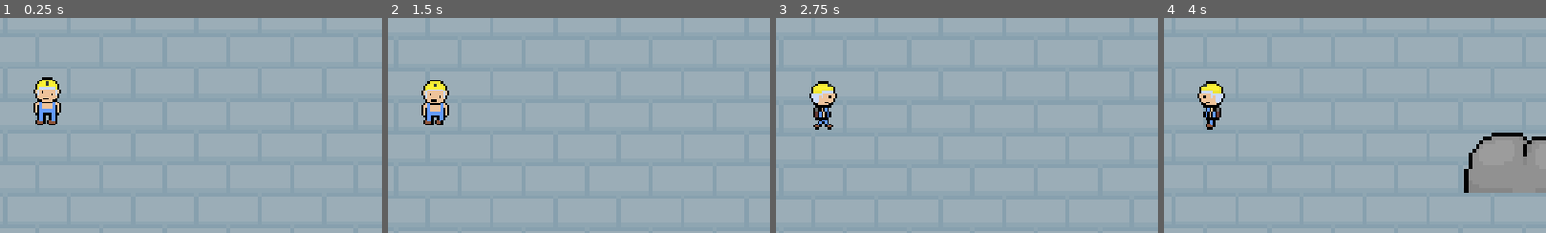
Above: before the commit, frames 1-4 (left to right).
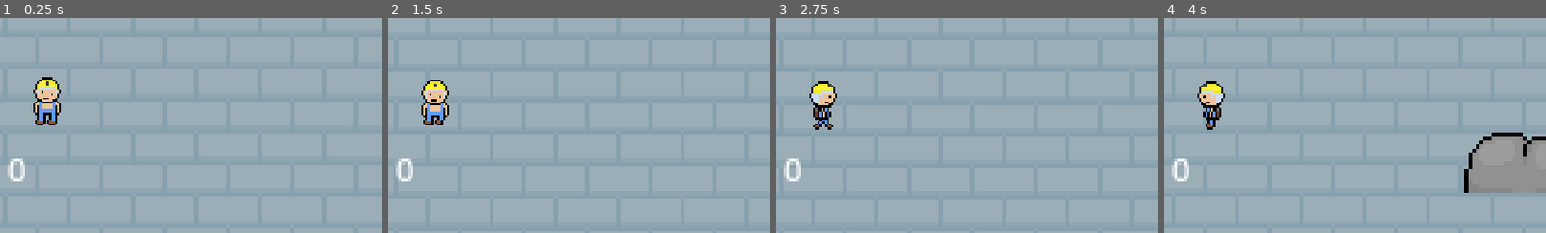
Above: after the commit, the same moments.

Repository: needaschoolproxy/Test-game
Game: Godot game, scene res://scenes/mainscene.tscn
Same seed, same stepped clock (60 frames per second), same inputs: the game is played once before the commit and once after it.
Inputs (mouse positions are % of the whole screen's width and height, from its top left):
- Up to frame 1 (0.25 s): no input
- Up to frame 2 (1.5 s): move the mouse to (72, 45) at 0.52 s; hold D (right) 0.53-1.28 s; click (72, 45) at 0.6 s; move the mouse to (30, 55) at 1.27 s; hold S (down) from 1.28 s (still down); click (30, 55) at 1.35 s
- Up to frame 3 (2.75 s): move the mouse to (60, 28) at 2.02 s; release S (down) at 2.03 s; hold D (right) from 2.03 s (still down); click (60, 28) at 2.1 s
- Up to frame 4 (4 s): move the mouse to (45, 70) at 2.77 s; release D (right) at 2.78 s; hold W (up) 2.78-3.53 s; click (45, 70) at 2.85 s; move the mouse to (80, 65) at 3.52 s; hold A (left) from 3.53 s (still down); click (80, 65) at 3.6 s
The pictures show only the part of the screen within x 44-94%, y 30-80%; the shares and areas given below are measured in that part.

The runs differ from the first frame. In frame 1, 0.3% of the frame differs, in the area x 2-7%, y 65-76%; in frame 2, 0.3%; in frame 3, 0.3%; in frame 4, 0.3%.

Commit message:
bug fixes

Diff:
--- a/scenes/game_manager.gd
+++ b/scenes/game_manager.gd
@@ -10,6 +10,6 @@
 		var rand_y = randf_range(-2000, 2000)
 		rock.global_position = Vector2(rand_x, rand_y)
 		if rock.has_method("take_damage"):
-			rock.max_hp = randi() % 3 + 1  #hp(1 to 3)
+			rock.max_hp = randi() % 3 + 2  #hp(2 to 3)
 			rock.drops_pickup = pickup_scene
 		add_child(rock)
--- a/scenes/maincharacter.tscn
+++ b/scenes/maincharacter.tscn
@@ -355,5 +355,12 @@
 offset_right = 40.0
 offset_bottom = 40.0
 
+[node name="PickupLabel" type="Label" parent="UI"]
+layout_mode = 0
+offset_left = -20.0
+offset_top = 21.0
+offset_right = 20.0
+offset_bottom = 44.0
+
 [connection signal="body_entered" from="Area2D" to="." method="_on_area_2d_body_entered"]
 [connection signal="timeout" from="SwingTimer" to="." method="_on_swing_timer_timeout"]
--- a/scenes/rock.tscn
+++ b/scenes/rock.tscn
@@ -2,7 +2,7 @@
 
 [ext_resource type="Texture2D" uid="uid://c8b2uvcq5sxum" path="res://assets/placeholderrock.png" id="1_1di36"]
 [ext_resource type="Script" uid="uid://obpml6cxun08" path="res://scenes/rock.gd" id="1_mek2u"]
-[ext_resource type="PackedScene" uid="uid://dtuau4xvhbpj4" path="res://scenes/Pickup.tscn" id="2_ik6fu"]
+[ext_resource type="PackedScene" uid="uid://dtuau4xvhbpj4" path="res://scenes/pickup.tscn" id="2_ik6fu"]
 
 [sub_resource type="RectangleShape2D" id="RectangleShape2D_mek2u"]
 size = Vector2(56, 29)
Not shown: 2 places in scenes/mainscene.tscn that only renumber resources
